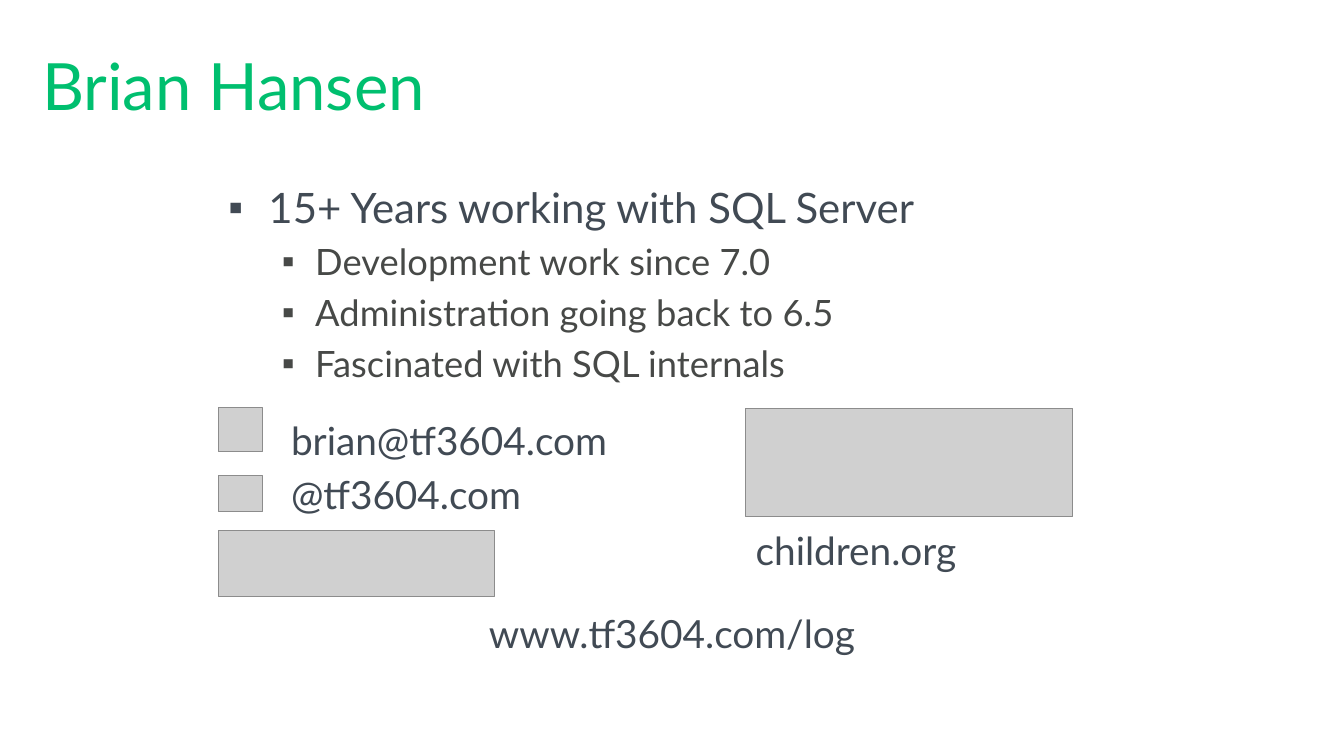
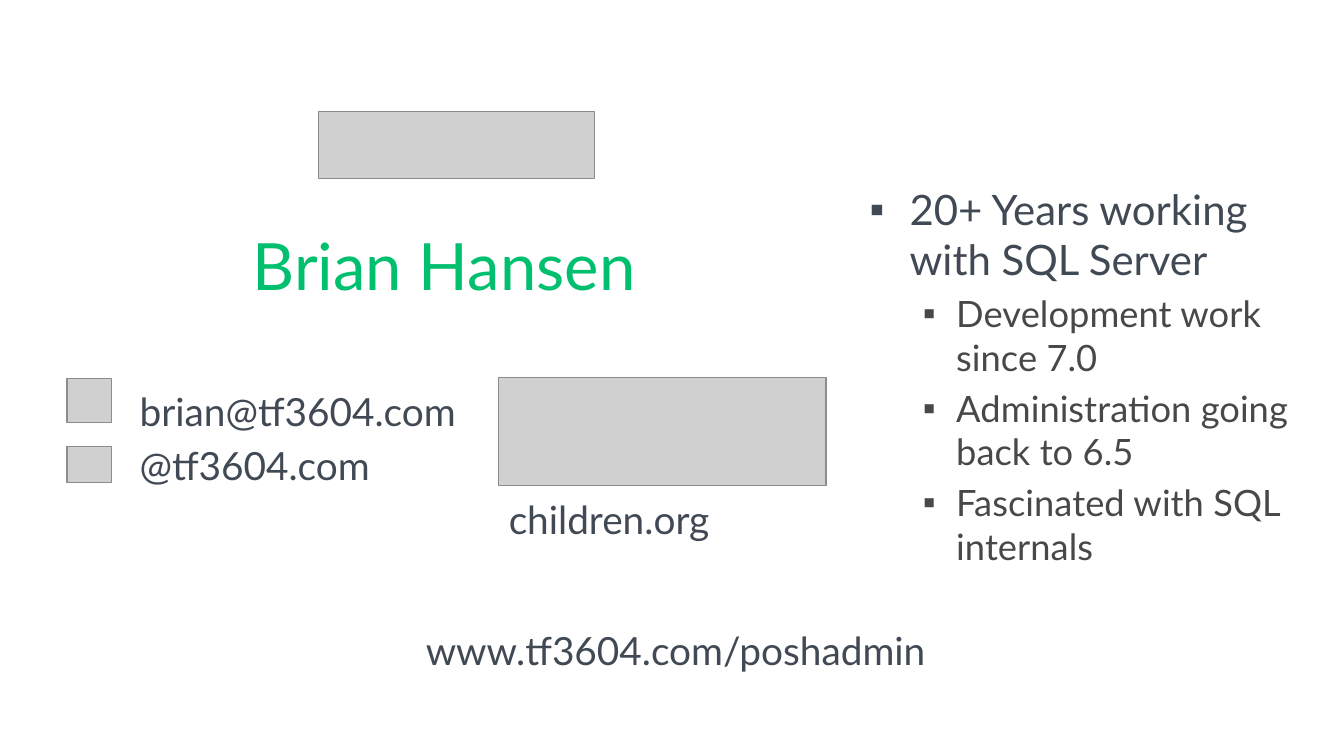
Before and after one commit to tf3604/LogFilePresentation, a slide deck: slide 2 of TransactionLog.pptx. Drawn at 1344x756 pixels with LibreOffice and Linux fonts; fonts in the diff are those of the drawing; grey boxes stand for pictures; background and template pictures are left out. Boxes give left, top, right and bottom in pixels: in the first picture for what was removed or moved away, otherwise in the second. Text is boxed around its words. In the diff, an @@ line names an element or a change of style, - is before the commit and + after.

Commit message:
Update About Me slide.

```diff
--- a/TransactionLog.pptx
+++ b/TransactionLog.pptx
@@ picture: place and size @@
-picture at box(219, 530, 495, 596)
+picture at box(318, 112, 594, 178)
@@ text "20+ Years working with SQL ...": place and size @@
-text "20+ Years working with SQL ..." at box(268, 192, 914, 383)
+text "20+ Years working with SQL ..." at box(910, 194, 1288, 561)
@@ text at box(910, 194, 1247, 281): text changed @@
-▪ 15+ Years working with SQL Server
+▪ 20+ Years working with SQL Server
@@ title "Brian Hansen": place and size @@
-title "Brian Hansen" at box(42, 62, 425, 111)
+title "Brian Hansen" at box(253, 242, 636, 291)
@@ title "Brian Hansen" at box(253, 242, 636, 291): alignment left to centre @@
@@ picture: place and size @@
-picture at box(746, 409, 1073, 517)
+picture at box(499, 378, 827, 486)
@@ 2 pictures, 2 texts: place and size @@
-2 pictures, 2 texts at box(219, 407, 607, 514)
+2 pictures, 2 texts at box(67, 379, 456, 485)
@@ text "children.org": place and size @@
-text "children.org" at box(756, 536, 957, 572)
+text "children.org" at box(509, 505, 710, 541)
@@ text at box(426, 636, 926, 672): text changed @@
-www.tf3604.com/log
+www.tf3604.com/poshadmin
```
